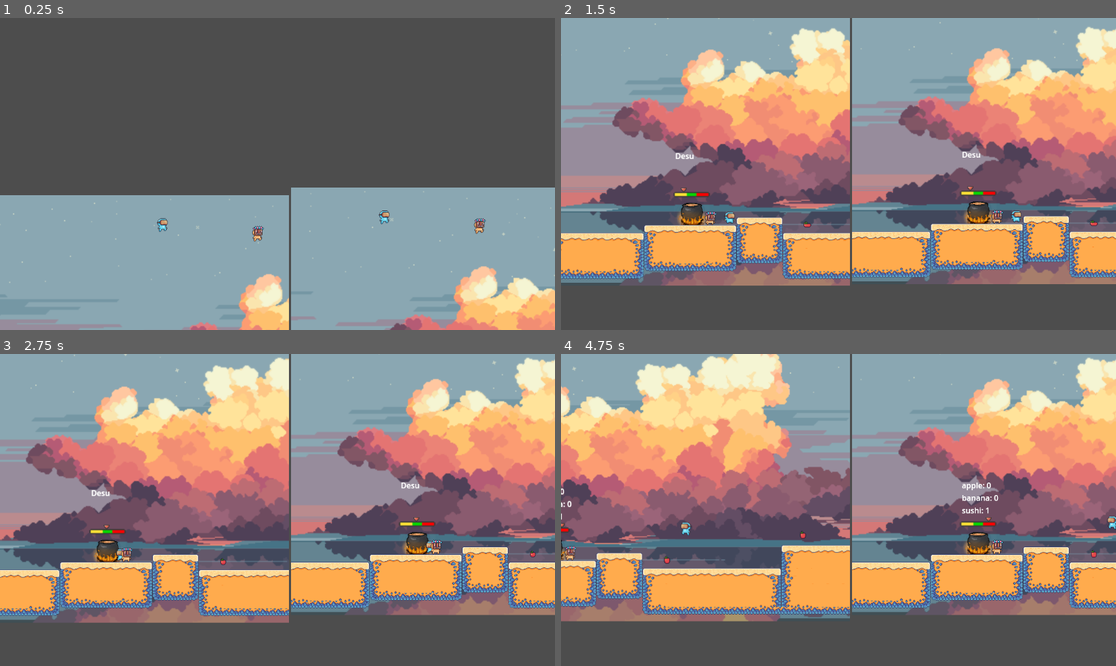
Above: before the commit, frames 1-4 (two rows, left to right).
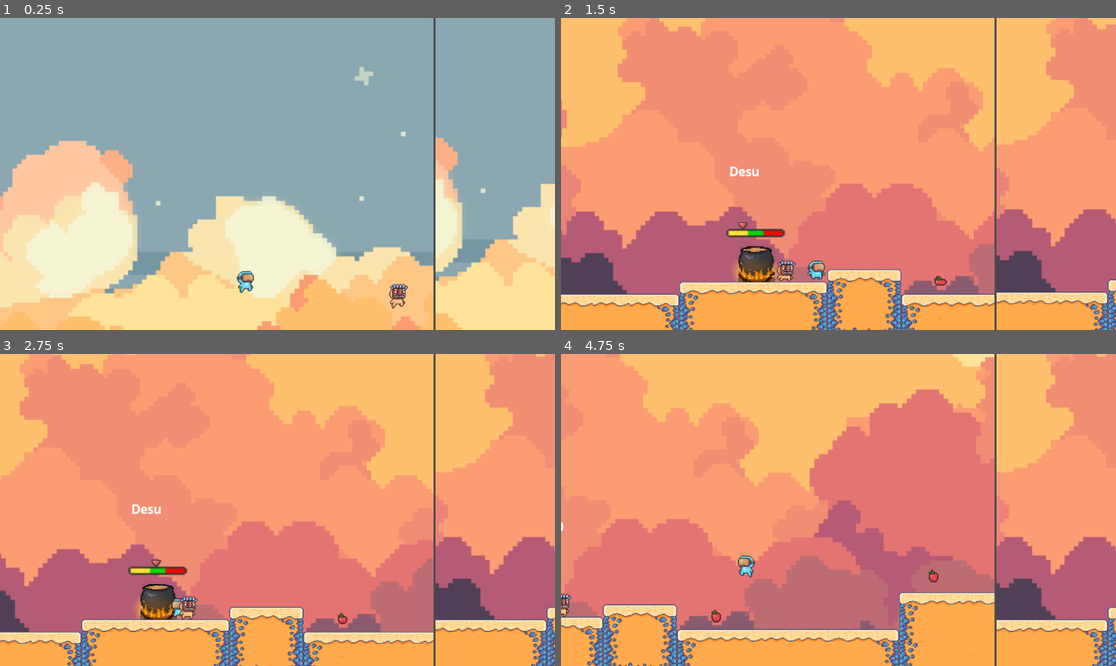
Above: after the commit, the same moments.

Repository: lakeside-tsa/pacific-potluck
Game: Godot game, scene res://scenes/splitscreen.tscn
Two runs of this game, one before a commit and one after it. Both use one fixed random seed, a clock stepped at 60 frames per second and the inputs below.
Inputs:
- Up to frame 1 (0.25 s): no input
- Up to frame 2 (1.5 s): hold D (p1_right) from 0.53 s (still down); tap W (p1_up) at 0.77 s
- Up to frame 3 (2.75 s): tap W (p1_up) at 1.52 s; release D (p1_right) at 2.03 s; hold A (p1_left) from 2.03 s (still down)
- Up to frame 4 (4.75 s): release A (p1_left) at 2.78 s; hold D (p1_right) 2.78-4.28 s; tap W (p1_up) at 3.02, 3.77, 4.52 s; hold A (p1_left) from 4.28 s (still down)

The runs differ from the first frame. In frame 1, 89% of the frame differs, in the area x 0-100%, y 0-100%; in frame 2, 94%; in frame 3, 94%; in frame 4, 94%.

Commit message:
chore: adjust screen res

Diff:
--- a/scenes/level_1.tscn
+++ b/scenes/level_1.tscn
@@ -1,10 +1,11 @@
-[gd_scene load_steps=12 format=4 uid="uid://bjmsqj0xkjmlr"]
+[gd_scene load_steps=13 format=4 uid="uid://bjmsqj0xkjmlr"]
 
 [ext_resource type="Script" path="res://scripts/level_1.gd" id="1_kd0sr"]
 [ext_resource type="Script" path="res://scripts/ingredient_manager.gd" id="1_sy0kq"]
 [ext_resource type="PackedScene" uid="uid://c4vccsaskxygi" path="res://scenes/apple.tscn" id="3_ahxml"]
 [ext_resource type="Script" path="res://scripts/cauldron_manager.gd" id="7_bs8qq"]
 [ext_resource type="PackedScene" uid="uid://cewaah215cyps" path="res://scenes/minigame.tscn" id="7_rubto"]
+[ext_resource type="Texture2D" uid="uid://bkputnynd6c62" path="res://assets/Ocean/Ocean_2/5.png" id="8_1sk5l"]
 [ext_resource type="PackedScene" uid="uid://cxcqt2oa42ms3" path="res://scenes/cauldron.tscn" id="8_hr6tt"]
 [ext_resource type="Texture2D" uid="uid://ckur2crembpj2" path="res://assets/Berie/PNG/tilemap.png" id="10_v0ip8"]
 
@@ -459,3 +460,9 @@
 
 [node name="Minigame bar" parent="." instance=ExtResource("7_rubto")]
 position = Vector2(295, 469)
+
+[node name="Background" type="Sprite2D" parent="."]
+z_index = -9
+position = Vector2(602, 378)
+scale = Vector2(1.5, 1.5)
+texture = ExtResource("8_1sk5l")
--- a/scenes/splitscreen.tscn
+++ b/scenes/splitscreen.tscn
@@ -1,8 +1,7 @@
-[gd_scene load_steps=6 format=3 uid="uid://cgbyrfskejfog"]
+[gd_scene load_steps=5 format=3 uid="uid://cgbyrfskejfog"]
 
 [ext_resource type="Script" path="res://scripts/splitscreen.gd" id="1_e0shh"]
 [ext_resource type="Script" path="res://scripts/camera_1.gd" id="1_ol4fa"]
-[ext_resource type="PackedScene" uid="uid://kie4nqpd832t" path="res://scenes/parallax_background.tscn" id="3_uelyn"]
 [ext_resource type="Script" path="res://scripts/camera_2.gd" id="4_1x333"]
 [ext_resource type="PackedScene" uid="uid://dj8kitg0fqqeg" path="res://scenes/game_manager.tscn" id="7_xm8t0"]
 
@@ -10,7 +9,7 @@
 script = ExtResource("1_e0shh")
 
 [node name="Control" type="Control" parent="."]
-custom_minimum_size = Vector2(1200, 800)
+custom_minimum_size = Vector2(1804, 1000)
 layout_mode = 3
 anchors_preset = 0
 offset_right = 1200.0
@@ -18,10 +17,10 @@
 size_flags_horizontal = 3
 
 [node name="HBoxContainer" type="HBoxContainer" parent="Control"]
-custom_minimum_size = Vector2(1200, 800)
+custom_minimum_size = Vector2(1804, 100)
 layout_mode = 1
-offset_right = 1204.0
-offset_bottom = 800.0
+offset_right = 1804.0
+offset_bottom = 1200.0
 
 [node name="SubViewportContainer1" type="SubViewportContainer" parent="Control/HBoxContainer"]
 layout_mode = 2
@@ -30,15 +29,14 @@
 
 [node name="SubViewport" type="SubViewport" parent="Control/HBoxContainer/SubViewportContainer1"]
 handle_input_locally = false
-size = Vector2i(600, 800)
+size = Vector2i(900, 1000)
 render_target_update_mode = 4
 
 [node name="Camera1" type="Camera2D" parent="Control/HBoxContainer/SubViewportContainer1/SubViewport"]
+zoom = Vector2(1.6, 1.6)
 limit_smoothed = true
 position_smoothing_enabled = true
 script = ExtResource("1_ol4fa")
-
-[node name="Parallax" parent="Control/HBoxContainer/SubViewportContainer1/SubViewport" instance=ExtResource("3_uelyn")]
 
 [node name="SubViewportContainer2" type="SubViewportContainer" parent="Control/HBoxContainer"]
 layout_mode = 2
@@ -47,14 +45,13 @@
 
 [node name="SubViewport" type="SubViewport" parent="Control/HBoxContainer/SubViewportContainer2"]
 handle_input_locally = false
-size = Vector2i(600, 800)
+size = Vector2i(900, 1000)
 render_target_update_mode = 4
 
 [node name="Camera2" type="Camera2D" parent="Control/HBoxContainer/SubViewportContainer2/SubViewport"]
+zoom = Vector2(1.6, 1.6)
 limit_smoothed = true
 position_smoothing_enabled = true
 script = ExtResource("4_1x333")
 
-[node name="Parallax" parent="Control/HBoxContainer/SubViewportContainer2/SubViewport" instance=ExtResource("3_uelyn")]
-
 [node name="GameManager" parent="." instance=ExtResource("7_xm8t0")]
